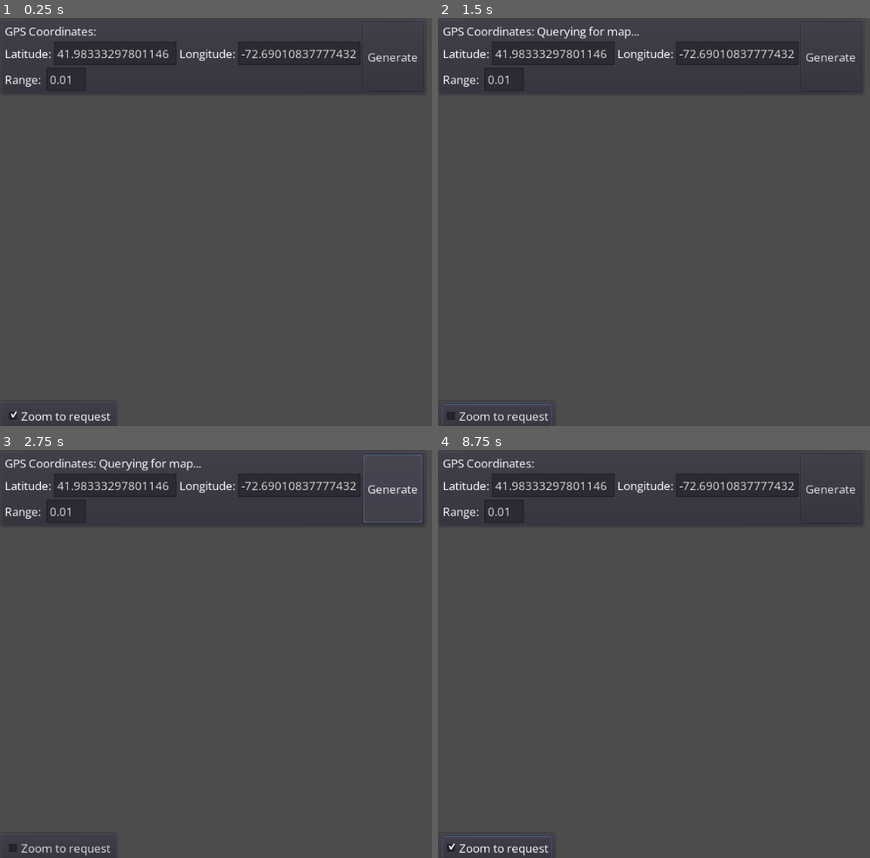
Above: before the commit, frames 1-4 (two rows, left to right).
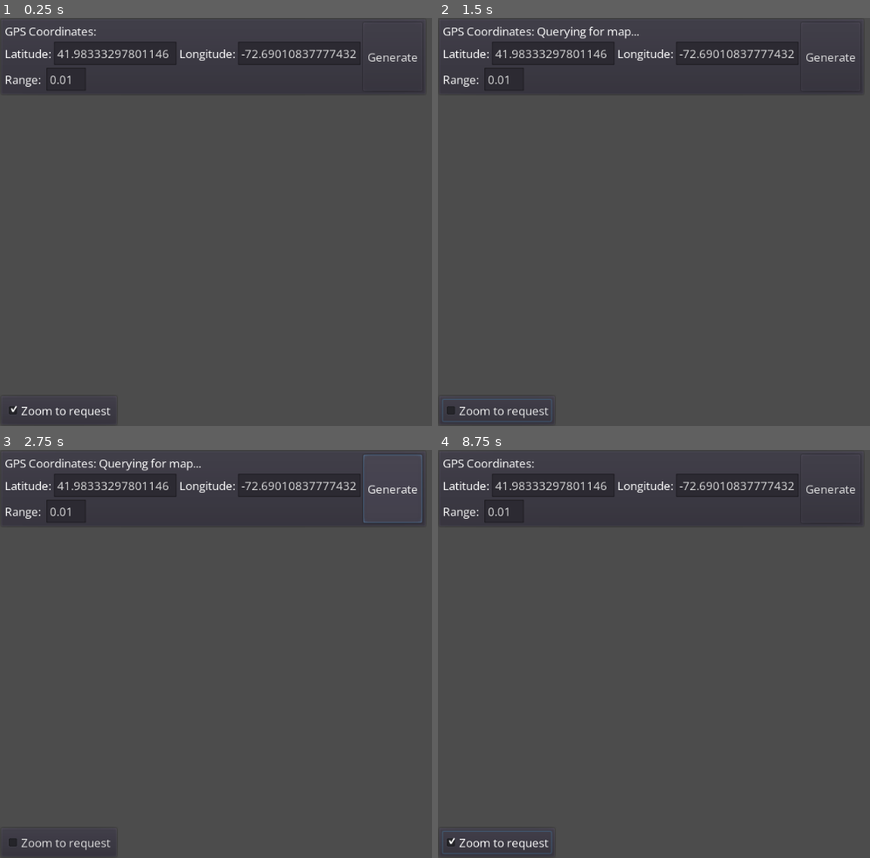
Above: after the commit, the same moments.

Repository: Netruk44/walking-app-proto-v2
Game: Godot game, scene res://scenes/Root.tscn
The game is run twice, just before and just after one commit, with the same random seed, the same clock (stepped at 60 frames per second) and the same inputs.
Inputs:
- Up to frame 1 (0.25 s): no input
- Up to frame 2 (1.5 s): click "Generate" at 0.5 s; click "Zoom to request" at 1.25 s
- Up to frame 3 (2.75 s): click "Generate" at 2 s
- Up to frame 4 (8.75 s): click "Zoom to request" at 2.75 s; click "Generate" at 3.5 s; click "Zoom to request" at 4.25 s; tap Enter at 5, 6.5, 8 s; tap Space at 5.75, 7.25 s

The runs differ from the first frame. In frame 1, 0.4% of the frame differs, in the area x 2-26%, y 95-100%; in frame 2, 0.5%; in frame 3, 0.4%; in frame 4, 0.6%, in the area x 0-27%, y 93-100%.

Commit message:
Minor tweaks

Diff:
--- a/scenes/Root.gd
+++ b/scenes/Root.gd
@@ -13,7 +13,7 @@
 		$UI/GPSCoordsPanel.showError("Request already in progress!")
 		return
 
-	self.log('Got GPS Coordinates:')
+	self.log('Downloading map data for GPS boundaries:')
 	self.log('  N: %f' % coords['n'])
 	self.log('  S: %f' % coords['s'])
 	self.log('  E: %f' % coords['e'])
@@ -23,8 +23,9 @@
 		$Map.zoomToFit = $Map.ZoomType.Fit_Request
 	else:
 		$Map.zoomToFit = $Map.ZoomType.Fit_All_Returned_Data
+
+	$UI/GPSCoordsPanel.showMessage("Querying for map...")
 	$Logic/OpenMapsApi.GetHighwaysInGpsRect(coords)
-	$UI/GPSCoordsPanel.showMessage("Querying for map...")
 
 func _on_OpenMapsApi_on_map_data(result_object, requested_window):
 	$UI/GPSCoordsPanel.showMessage("Successfully retrieved map!")
--- a/scenes/Root.tscn
+++ b/scenes/Root.tscn
@@ -37,8 +37,8 @@
 [node name="ZoomContainer" type="PanelContainer" parent="UI"]
 anchor_top = 1.0
 anchor_bottom = 1.0
-margin_top = -38.0
-margin_right = 139.0
+margin_top = -46.0
+margin_right = 173.0
 
 [node name="ZoomCheckbox" type="CheckBox" parent="UI/ZoomContainer"]
 margin_left = 7.0
@@ -59,8 +59,8 @@
 z_index = -100
 script = ExtResource( 5 )
 mapLineColor = Color( 0.905882, 0.309804, 0.309804, 1 )
-mapLineWidth = 4.0
-mapStrokeWidth = 3.0
+mapLineWidth = 6.0
+mapStrokeWidth = 5.0
 
 [connection signal="generate_pressed" from="UI/GPSCoordsPanel" to="." method="_on_GPSCoordsPanel_generate_pressed"]
 [connection signal="on_error" from="Logic/OpenMapsApi" to="." method="_on_error"]
--- a/scripts/Map.gd
+++ b/scripts/Map.gd
@@ -158,7 +158,7 @@
 		line.width = self.mapLineWidth
 		line.begin_cap_mode = Line2D.LINE_CAP_ROUND
 		line.end_cap_mode = Line2D.LINE_CAP_ROUND
-		line.joint_mode = Line2D.LINE_JOINT_ROUND
+		line.joint_mode = Line2D.LINE_JOINT_BEVEL
 
 		var stroke = AntialiasedLine2D.new()
 		add_child(stroke)
@@ -169,7 +169,7 @@
 		stroke.width = self.mapLineWidth + self.mapStrokeWidth
 		stroke.begin_cap_mode = Line2D.LINE_CAP_ROUND
 		stroke.end_cap_mode = Line2D.LINE_CAP_ROUND
-		stroke.joint_mode = Line2D.LINE_JOINT_ROUND
+		stroke.joint_mode = Line2D.LINE_JOINT_BEVEL
 
 		var points = PoolVector2Array()
 		for i in range(src_ids.size()):
